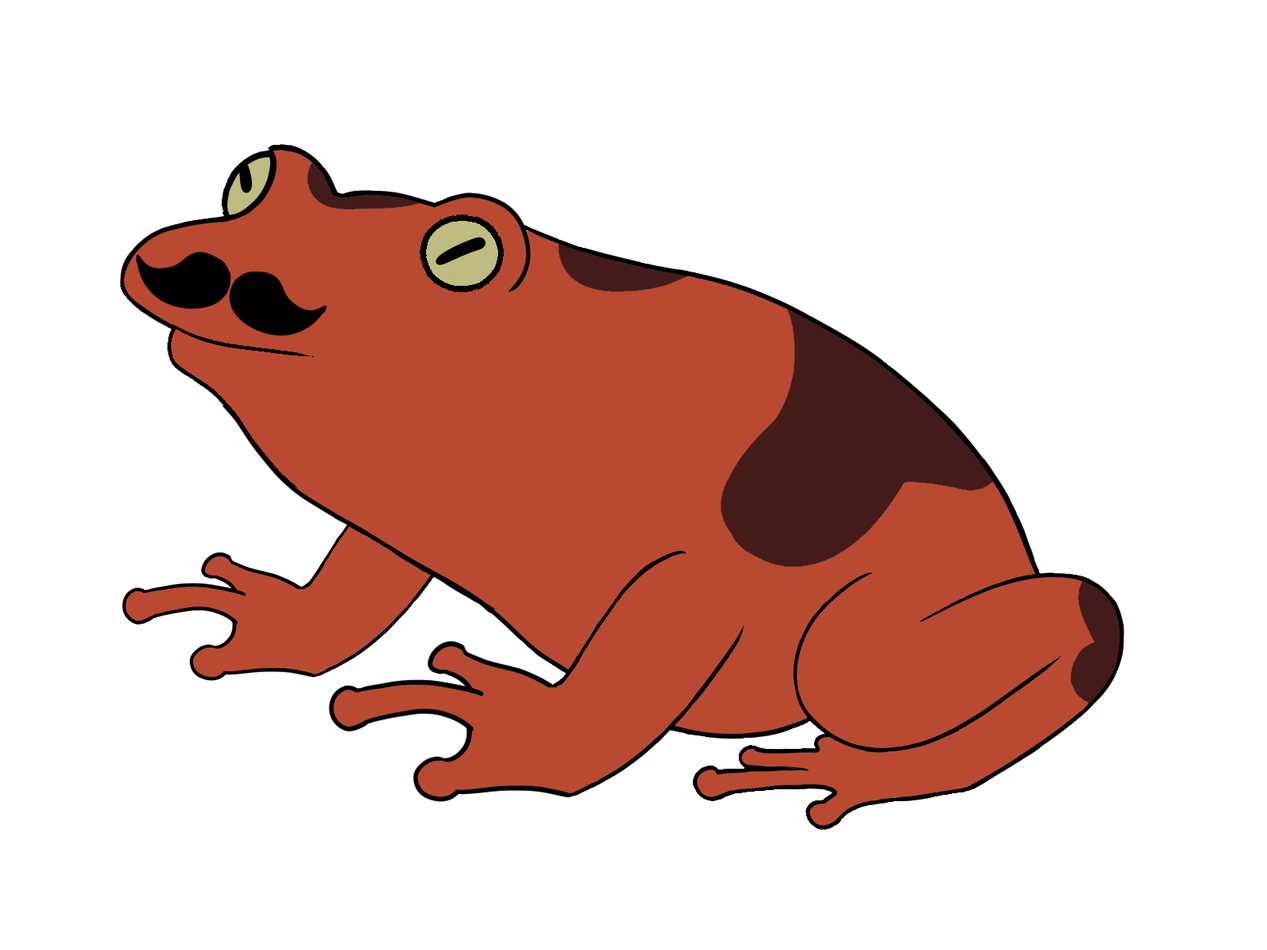
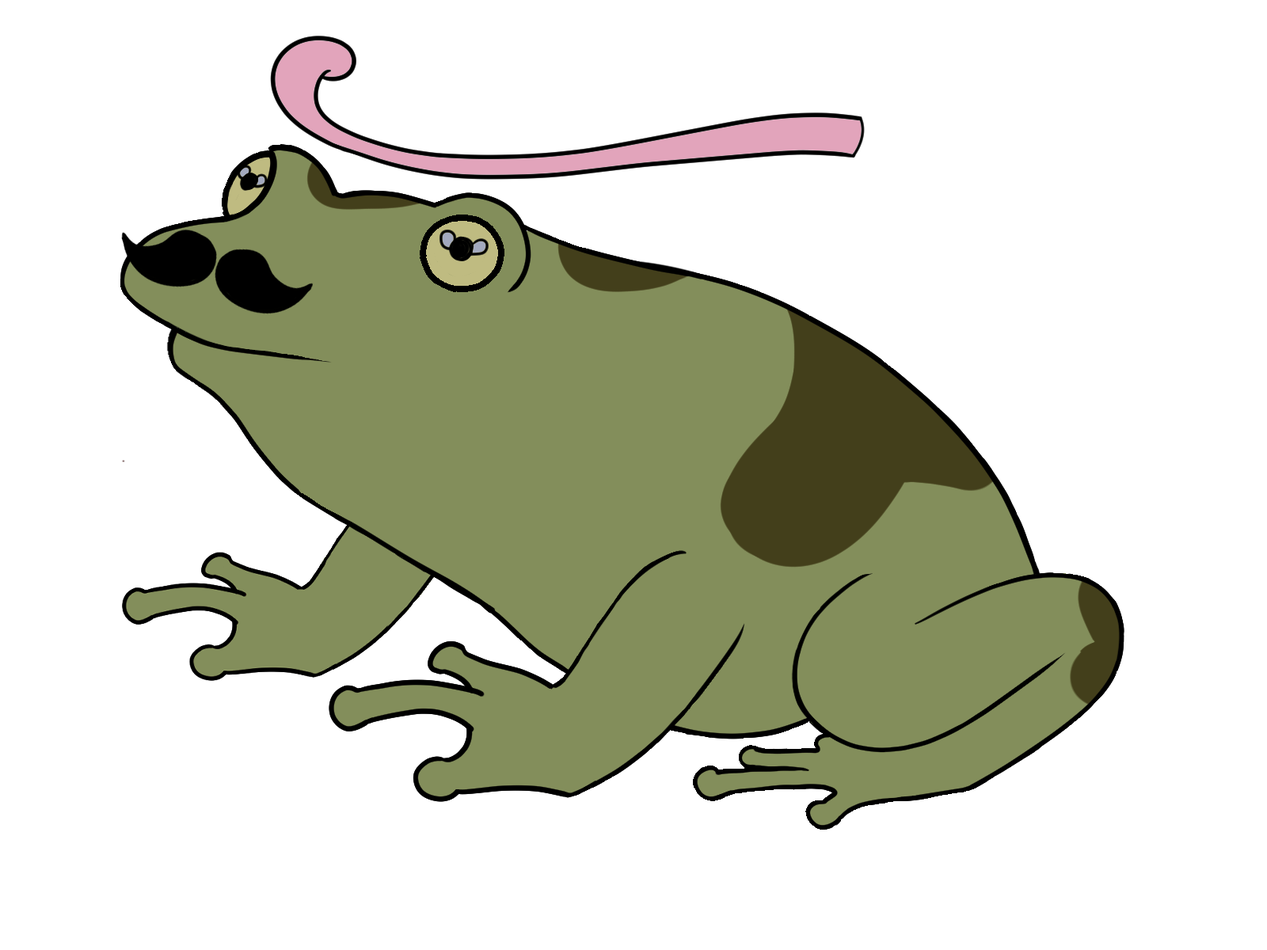
Layered file, before and after one edit (1267px x 950px). Changes by layer:
showed group "Rana lengua" (22 layers) over left=120, top=35, right=1125, bottom=830
moved "lengua" above "Pupila mosca izq" over left=269, top=35, right=865, bottom=180
added layer "Boca - copia 5" in group "Rana lengua" over left=168, top=326, right=449, bottom=531
painted on "Boca dentro" over left=161, top=271, right=334, bottom=361
added layer "Cabeza copia" in group "Rana lengua" over left=120, top=144, right=742, bottom=617
added layer "Brazo izquierdo copia" in group "Rana lengua" over left=318, top=478, right=459, bottom=637
added layer "Antebrazo izquierdo copia" in group "Rana lengua" over left=290, top=495, right=449, bottom=672
added layer "Mano izquierda copia" in group "Rana lengua" over left=121, top=551, right=358, bottom=681
added layer "Brazo der copia" in group "Rana lengua" over left=561, top=549, right=749, bottom=762
added layer "Antebrazo der copia" in group "Rana lengua" over left=538, top=570, right=737, bottom=790
added layer "Mano der copia" in group "Rana lengua" over left=328, top=640, right=616, bottom=802
added layer "Muslo der copia" in group "Rana lengua" over left=790, top=566, right=977, bottom=753
added layer "Pierna der copia" in group "Rana lengua" over left=792, top=562, right=1125, bottom=753
added layer "pata der copia" in group "Rana lengua" over left=793, top=620, right=1125, bottom=802
added layer "cuerpo copia" in group "Rana lengua" over left=442, top=264, right=1042, bottom=743
painted on "Brazo der - copia 2" over left=528, top=666, right=664, bottom=791
painted on "Mano der - copia 2" over left=563, top=657, right=671, bottom=782
painted on "Muslo der - copia 2" over left=740, top=555, right=959, bottom=752
painted on "Pierna der - copia 2" over left=792, top=600, right=1120, bottom=712
painted on "cuerpo - copia 2" over left=448, top=258, right=1046, bottom=722
…and 9 more changes (2 moved_by, 6 painted, 1 stack)
